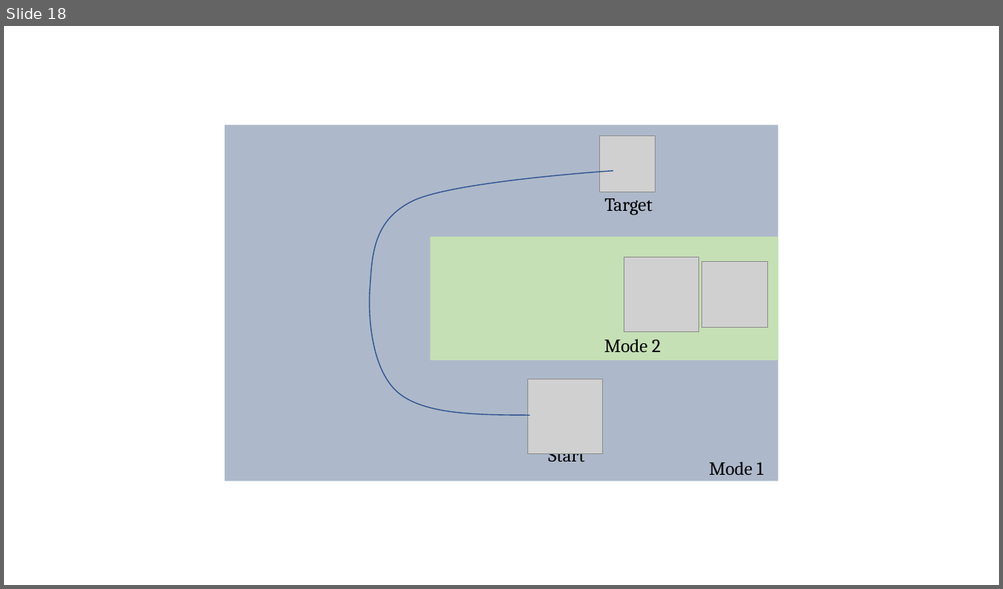
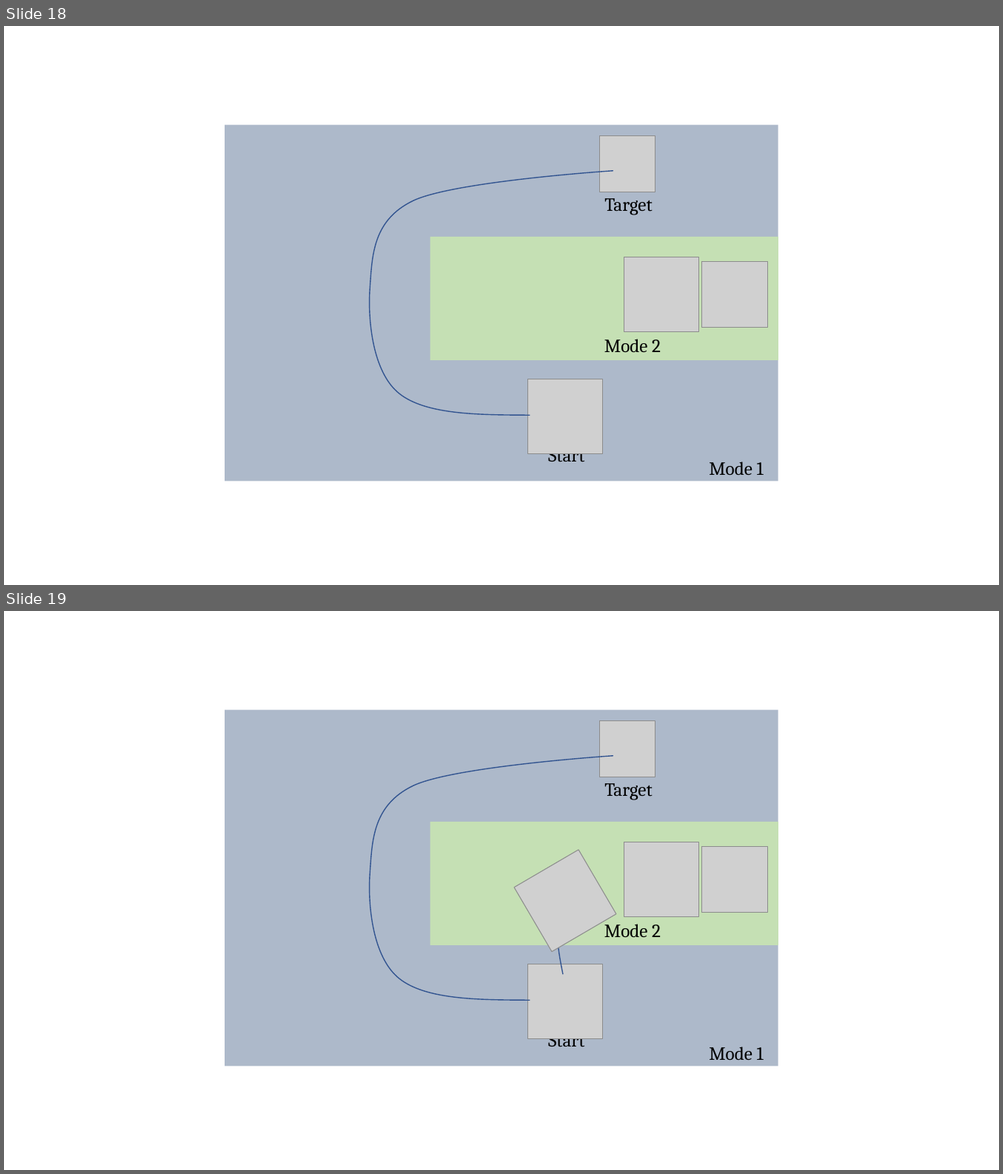
Before and after one commit to aidanscannell/phd-thesis, a slide deck: images/quadcopter-domain-figure.pptx. Shown one above the other, each under a label of ours: slide 18 before the commit, slides 18 and 19 after it. The pictures are 1003x589 and 1003x1174 pixels, drawn with LibreOffice and Linux fonts; fonts in the diff are those of the drawing; grey boxes stand for pictures. Boxes give left, top, right and bottom in pixels: in the first picture for what was removed or moved away, otherwise in the second. Text is boxed around its words. In the diff, an @@ line names an element or a change of style, - is before the commit and + after.

Commit message:
updated

```diff
--- a/images/quadcopter-domain-figure.pptx
+++ b/images/quadcopter-domain-figure.pptx
@@ slide 19 added at (4,611,999,1170), background #FFFFFF @@
@@ rectangle added at (225,710,779,1067), fill #ADB9CA @@
@@ picture added at (600,721,655,777) @@
@@ freeform shape added at (370,756,614,1000), outline #325491 1 pt @@
@@ text added at (604,783,652,800), 18 pt, text #000000 @@
+Target
@@ rectangle added at (430,821,778,945), fill #C5E0B4 @@
@@ picture added at (514,850,616,952) @@
@@ picture added at (624,843,699,917) @@
@@ picture added at (702,847,768,913) @@
@@ freeform shape added at (558,907,563,975), outline #325491 1 pt @@
@@ text added at (604,920,660,937), 18 pt, text #000000 @@
+Mode 2
@@ picture added at (528,965,603,1039) @@
@@ text added at (548,1039,585,1048), 18 pt, text #000000 @@
+Start
@@ text added at (708,1047,763,1060), 18 pt, text #000000 @@
+Mode 1
```
